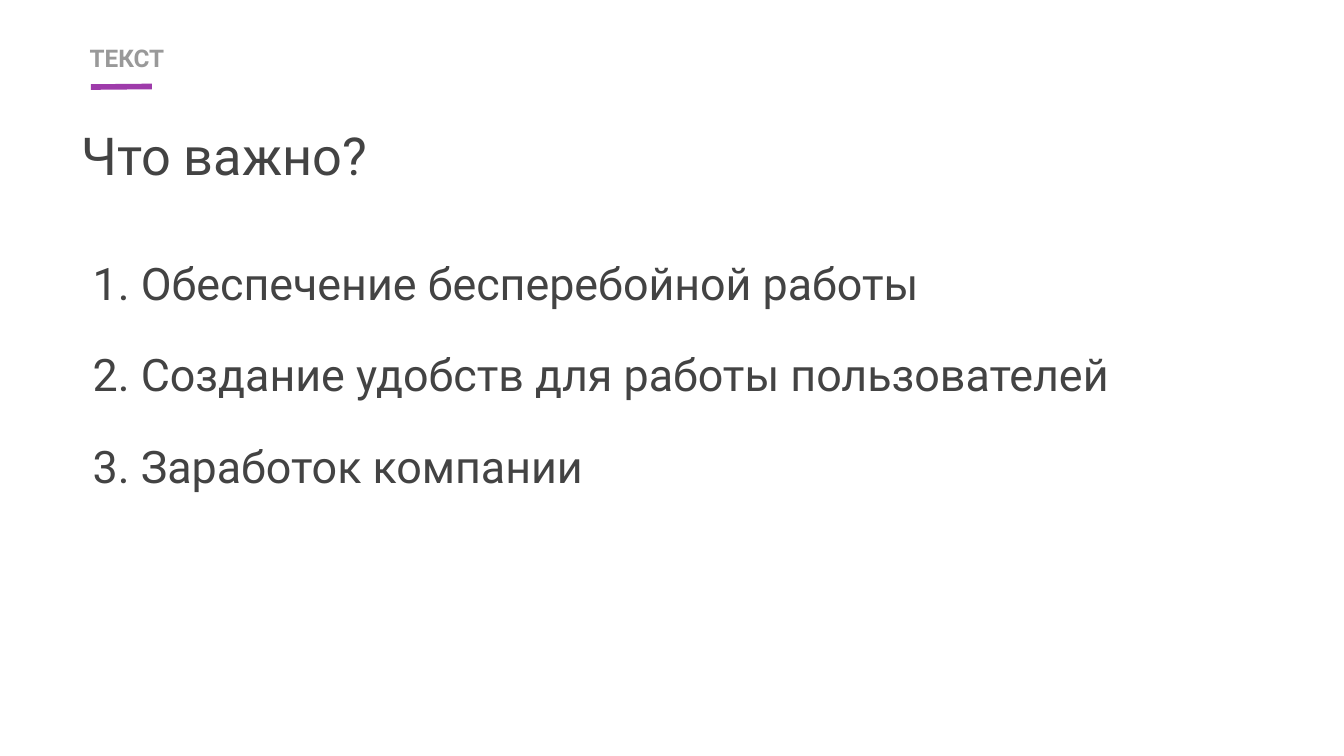
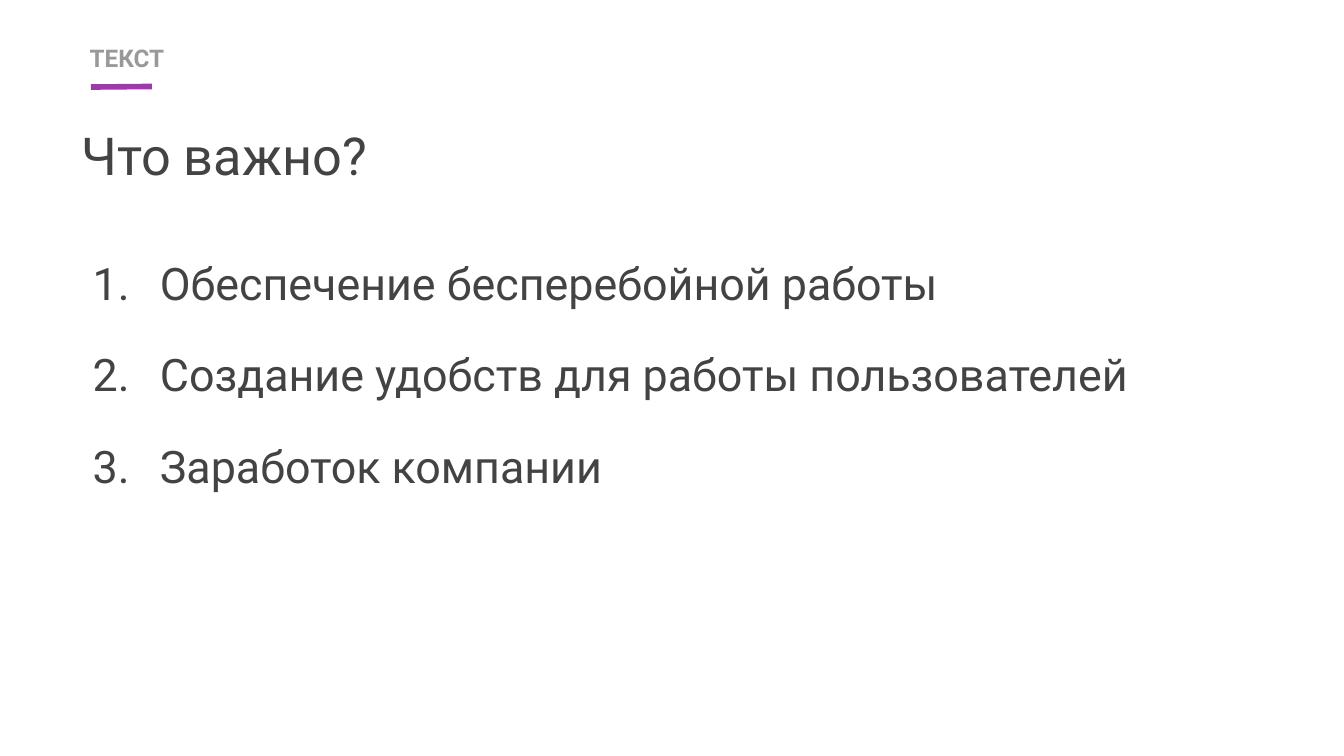
Before and after one commit to AlexSolodov/DS3-DZ, a slide deck: slide 4 of final/ПрезентацияСолодов.pptx. Drawn at 1344x756 pixels with LibreOffice and Linux fonts; fonts in the diff are those of the drawing. Boxes give left, top, right and bottom in pixels: in the first picture for what was removed or moved away, otherwise in the second. Text is boxed around its words. In the diff, an @@ line names an element or a change of style, - is before the commit and + after.

Commit message:
presentation update

```diff
--- a/final/ПрезентацияСолодов.pptx
+++ b/final/ПрезентацияСолодов.pptx
@@ text at (160,266,1127,492): text changed @@
-1. Обеспечение бесперебойной работы
-2. Создание удобств для работы пользователей
-3. Заработок компании
+1. Обеспечение бесперебойной работы
+2. Создание удобств для работы пользователей
+3. Заработок компании
```
Also in this commit, not shown: 5 other slides changed, 3 slides added.
